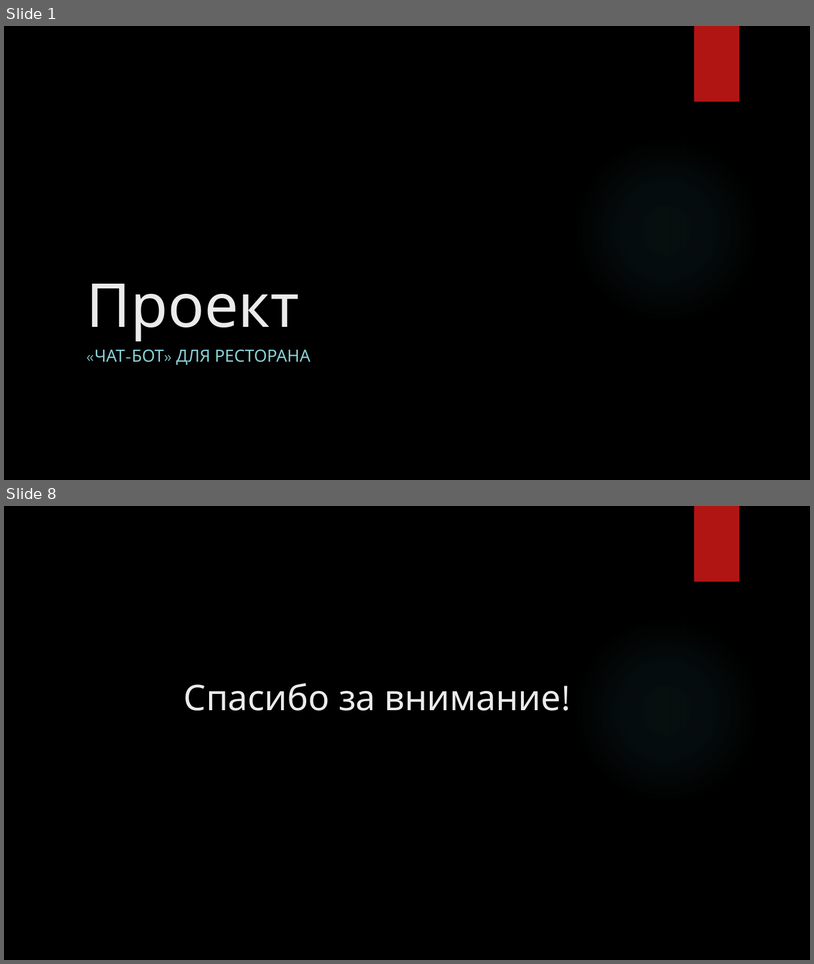
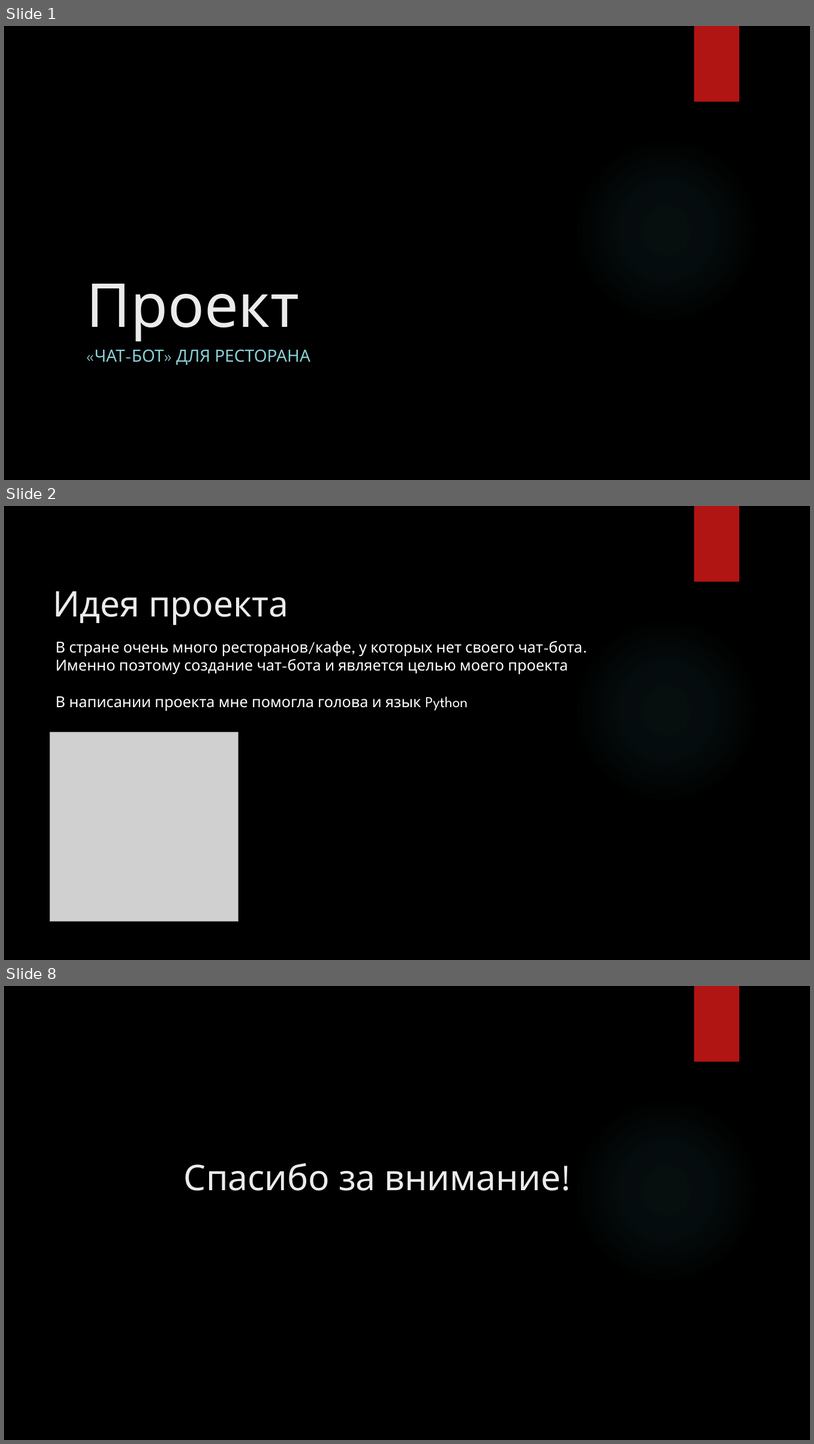
Before and after one commit to Sergei182007/Chat_bot_tg_2024, a slide deck: Проект_чат_бот.pptx. Shown one above the other, each under a label of ours: slides 1 and 8 before the commit, slides 1, 2 and 8 after it; the slides between them are not shown. The pictures are 814x964 and 814x1444 pixels, drawn with LibreOffice and Linux fonts; fonts in the diff are those of the drawing; grey boxes stand for pictures; background and template pictures are left out. Boxes give left, top, right and bottom in pixels: in the first picture for what was removed or moved away, otherwise in the second. Text is boxed around its words. In the diff, an @@ line names an element or a change of style, - is before the commit and + after.

```diff
--- a/Проект_чат_бот.pptx
+++ b/Проект_чат_бот.pptx
@@ slide 2 added at [4,506,810,960], background picture (left out); not listed: 2 template elements that a slide beside it also shows @@
@@ title added at [53,591,288,625], 42 pt, text #EBEBEB @@
+Идея проекта
@@ text added at [56,641,582,711], 18 pt, text #FFFFFF @@
+В стране очень много ресторанов/кафе, у которых нет своего чат-бота.
+Именно поэтому создание чат-бота и является целью моего проекта
+В написании проекта мне помогла голова и язык Python
@@ picture added at [50,732,238,921] @@
```
Also in this commit, not shown: 4 slides changed, 1 other slide added, 2 slides removed.
